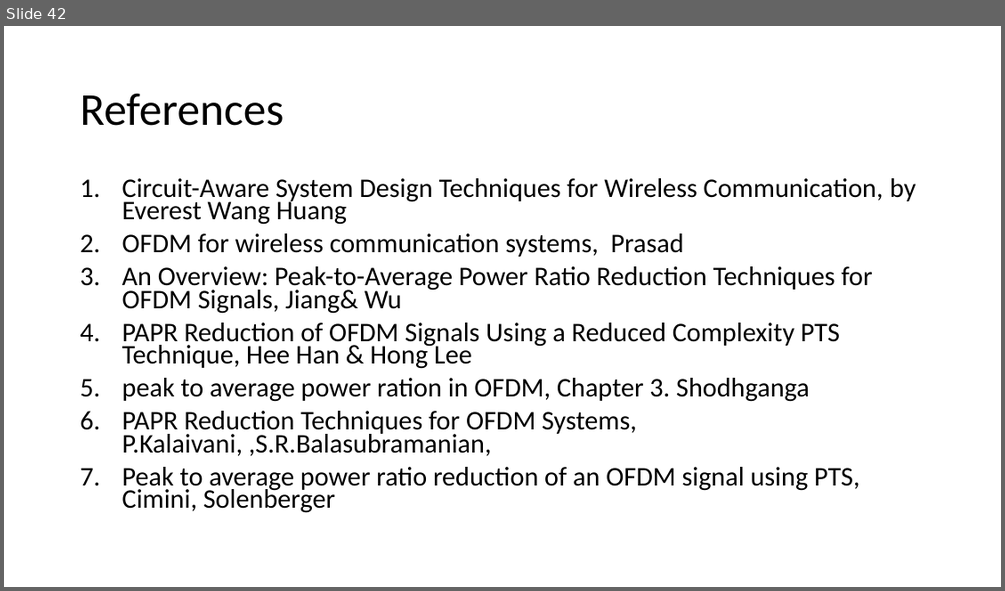
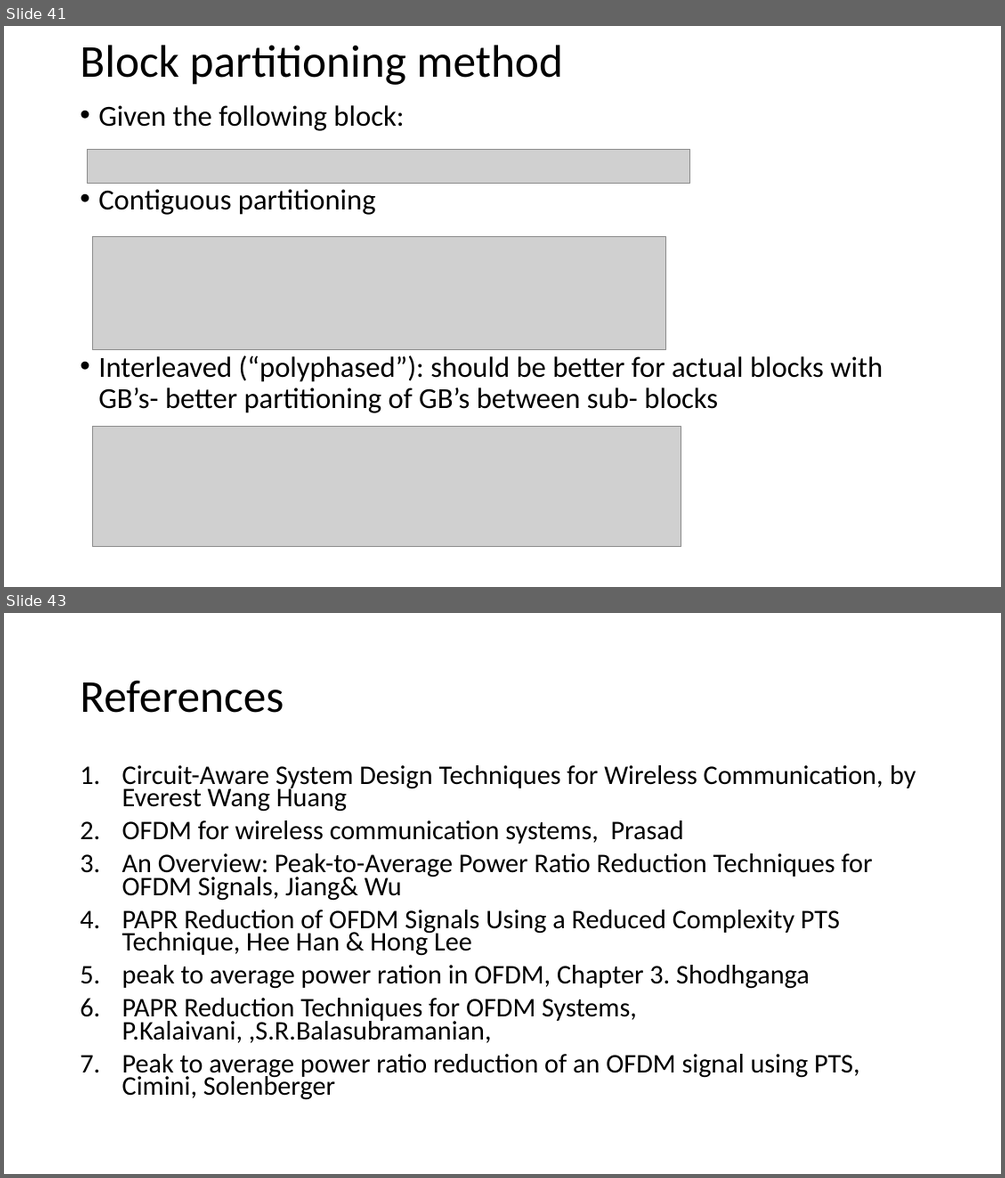
Before and after one commit to liorkissos/VLF-Simulations, a slide deck: PAPR Reduction- PTS.pptx. Shown one above the other, each under a label of ours: slide 42 before the commit, slides 41 and 43 after it; the slides between them are not shown. The pictures are 1005x591 and 1005x1178 pixels, drawn with LibreOffice and Linux fonts; fonts in the diff are those of the drawing; grey boxes stand for pictures. Boxes give left, top, right and bottom in pixels: in the first picture for what was removed or moved away, otherwise in the second. Text is boxed around its words. In the diff, an @@ line names an element or a change of style, - is before the commit and + after.

```diff
--- a/PAPR Reduction- PTS.pptx
+++ b/PAPR Reduction- PTS.pptx
@@ slide 41 added at (x1=4, y1=26, x2=1001, y2=587), background #FFFFFF @@
@@ title added at (x1=80, y1=45, x2=563, y2=85), 44 pt, text #000000 @@
+Block partitioning method
@@ text added at (x1=98, y1=105, x2=882, y2=413), 28 pt, text #000000 @@
+• Given the following block:
+• Contiguous partitioning
+• Interleaved (“polyphased”): should be better for actual blocks with GB’s- better partitioning of GB’s between sub- blocks
@@ picture added at (x1=87, y1=150, x2=690, y2=183) @@
@@ picture added at (x1=92, y1=237, x2=666, y2=350) @@
@@ picture added at (x1=92, y1=426, x2=680, y2=546) @@
@@ what was slide 42 is now slide 43 @@
```
Also in this commit, not shown: 12 slides changed, 1 other file.
